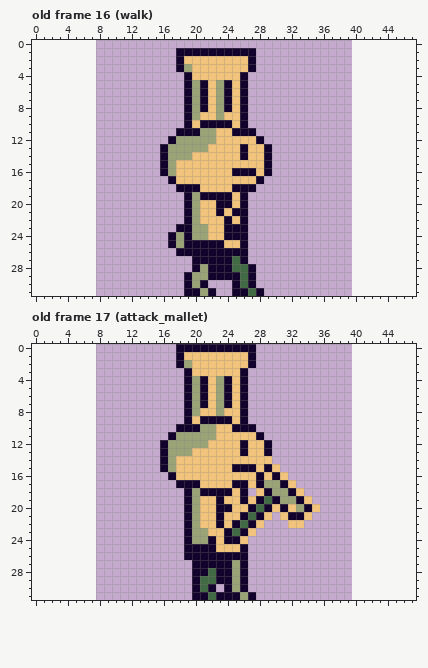
Two versions of one pixel-art file, art/characters/lechef.aseprite. The picture above is the old version.
32x32 pixels, 48 frames. Shown: old frame 16 (walk), old frame 17 (attack_mallet). The old version is drawn lined up with the new one, on the new canvas. The commit also changed other frames, which this record leaves out.
The same view after the edit:
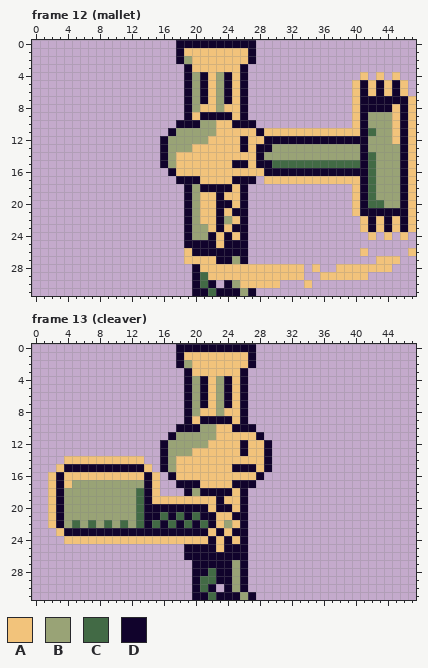
Palette (. is transparent): A #f2c37b  B #99a376  C #426a45  D #11032c
Difference:
canvas 32x32 -> 48x32, the old top-left corner now at 8,0
frames 48 -> 24
Frame 12 (mallet) against old frame 16 (walk):
y 0: x 18..27 .......... -> DDDDDDDDDD
y 1: x 19..26 DDDDDDDD -> AAAAAAAA
y 2: x 19 A -> B
y 3: x 18..19 DB -> .D; x 26..27 AD -> D.
y 4: x 20..21 AA -> BD; x 23..24 AA -> BD; x 41 . -> A; x 43 . -> A; x 45 . -> A
y 5..6: x 40..46 ....... -> ADADADA
y 7: x 40..47 ........ -> ADDDDDDA
y 8: x 21 D -> A; x 24 D -> A; x 40..47 ........ -> ADDDDADA
y 9: x 20..24 BAABA -> ADDDD; x 40..47 ........ -> ADBBBADA
y 10: x 18 . -> D; x 20..25 ADDDDA -> DBBAAD; x 27 . -> D; x 40..47 ........ -> ADBBBADA
y 11: x 17..20 .DDD -> DBBB; x 25..47 DDD.................... -> AAADAAAAAAAAAAAADCBBADA
y 12: x 16..17 .D -> DB; x 22 B -> A; x 26 A -> D; x 28..47 D................... -> ADDDDDDDDDDDDDBBBADA
y 13: x 20..21 BB -> AA; x 28 A -> D; x 30..47 .................. -> BBBBBBBBBBBDBBBBDA
y 14: x 18..19 BB -> AA; x 26 D -> A; x 28..47 AD.................. -> DBBBBBBBBBBBBDCBBBDA
y 15: x 25..26 AA -> DD; x 28 A -> D; x 30..47 .................. -> CCCCCCCCCCCDCBBBDA
y 16: x 16..17 DB -> .D; x 25..27 DDD -> AAA; x 30..47 .................. -> DDDDDDDDDDDDCBBBDA
y 17: x 17..20 DAAA -> .DDD; x 25..47 AAAD................... -> DDD.AAAAAAAAAAAADCBBBDA
y 18: x 18 D -> .; x 20..25 DAAAAD -> BDDDDA; x 27 D -> .; x 40..47 ........ -> ADCBBBDA
y 19: x 21..22 DD -> AA; x 24 D -> A; x 40..47 ........ -> ADCBBBDA
y 20: x 40..47 ........ -> ADCCBBDA
y 21: x 40..47 ........ -> ADDDDDDA
y 22: x 23..24 AD -> DB; x 41..47 ....... -> ADADADA
y 23: x 18 D -> .; x 23..24 AD -> DA; x 41..47 ....... -> ADADADA
y 24: x 17..18 DB -> ..; x 22 A -> D; x 25 D -> A; x 42 . -> A; x 44 . -> A; x 46 . -> A
y 25: x 17..18 DB -> ..; x 23..25 DAA -> ADD
y 26: x 18..19 DD -> .A; x 41 . -> A; x 47 . -> A
y 27: x 19..22 .DDD -> AAAA; x 25 C -> B; x 43..45 ... -> AAA
y 28: x 21..33 BDDDCCD...... -> AAAAAAAAAAAAA; x 35 . -> A; x 38..44 ....... -> AAAAAAA
y 29: x 19..33 DBBDDDDCD...... -> .DCAAAAAAAAAAAA; x 36..41 ...... -> AAAAAA
y 30: x 19..22 DBD. -> .DCD; x 24..30 .DCD... -> DBAAAAA; x 34 . -> A
y 31: x 19 D -> .; x 21..24 BD.. -> DCDD; x 26..28 DCD -> BD.
Frame 13 (cleaver) against old frame 17 (attack_mallet):
y 14: x 4..13 .......... -> AAAAAAAAAA; x 29 A -> D
y 15: x 3..14 ............ -> ADDDDDDDDDDA; x 30 A -> .
y 16: x 2..15 .............. -> ADAAAAAAAAAADA; x 29..31 ADA -> ...
y 17: x 2..15 .............. -> ADABBBBBBBBBDA; x 27..32 ADBBDA -> D.....
y 18: x 2..15 .............. -> ADBBBBBBBBBCDA; x 28..33 ADBBDA -> ......
y 19: x 2..20 .................DB -> ADBBBBBBBBBCDAAAAAA; x 27..34 ADCDBBDA -> ........
y 20: x 2..18 ................. -> ADBBBBBBBBBCDDDDD; x 20..21 BA -> DD; x 26..35 ADCDADABDA -> D.........
y 21: x 2..18 ................. -> ADBBBBBBBBBCDDCDC; x 20..23 BAAD -> CDDA; x 25 A -> D; x 27..29 CDA -> ...; x 31..34 ADDA -> ....
y 22: x 2..28 .................DBAADADCDA -> ADBCBCBCBCBCDCDCDCDCDABAD..; x 32..33 AA -> ..
y 23: x 3..18 ................ -> ADDDDDDDDDDDDDDD; x 20..21 BB -> DD; x 23..25 ADC -> DAD; x 27 A -> .
y 24: x 4..21 ...............DBB -> AAAAAAAAAAAAAAAAAA; x 25..26 DA -> AD
y 25: x 24..25 AA -> DD
Changed places in both pictures, as pixel boxes (x1, y1, x2, y2):
changed: (160, 40, 416, 296)
changed: (48, 456, 320, 552)
